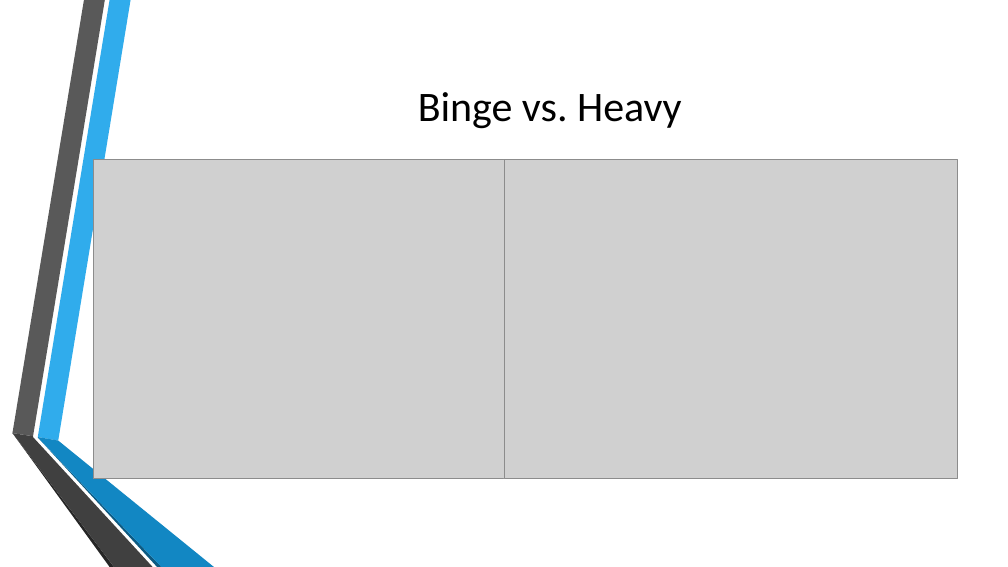
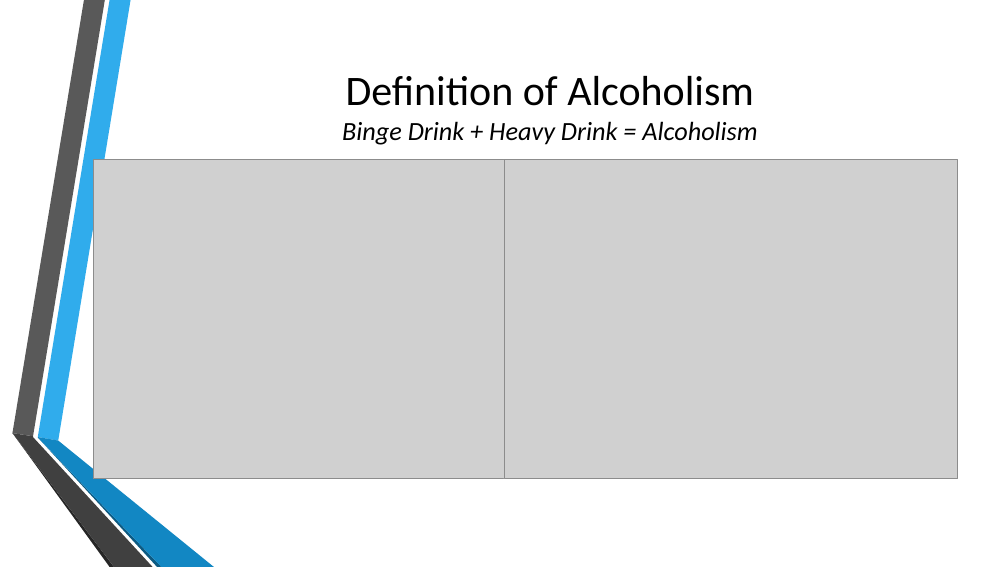
Before and after one commit to cmtaflin/Groupb2, a slide deck: slide 4 of Causes_Alcoholism_FINAL.pptx (slide 6 before the commit). Drawn at 1008x567 pixels with LibreOffice and Linux fonts; fonts in the diff are those of the drawing; grey boxes stand for pictures; background and template pictures are left out. Boxes give left, top, right and bottom in pixels: in the first picture for what was removed or moved away, otherwise in the second. Text is boxed around its words. In the diff, an @@ line names an element or a change of style, - is before the commit and + after.

```diff
--- a/Causes_Alcoholism_FINAL.pptx
+++ b/Causes_Alcoholism_FINAL.pptx
@@ title at [342, 76, 757, 145]: text changed; size 40 to 25 pt; italic on @@
-Binge vs. Heavy
+Definition of Alcoholism
+Binge Drink + Heavy Drink = Alcoholism
```
Also in this commit, not shown: 8 other slides changed, 2 slides added, 1 slide removed, 1 other file.
